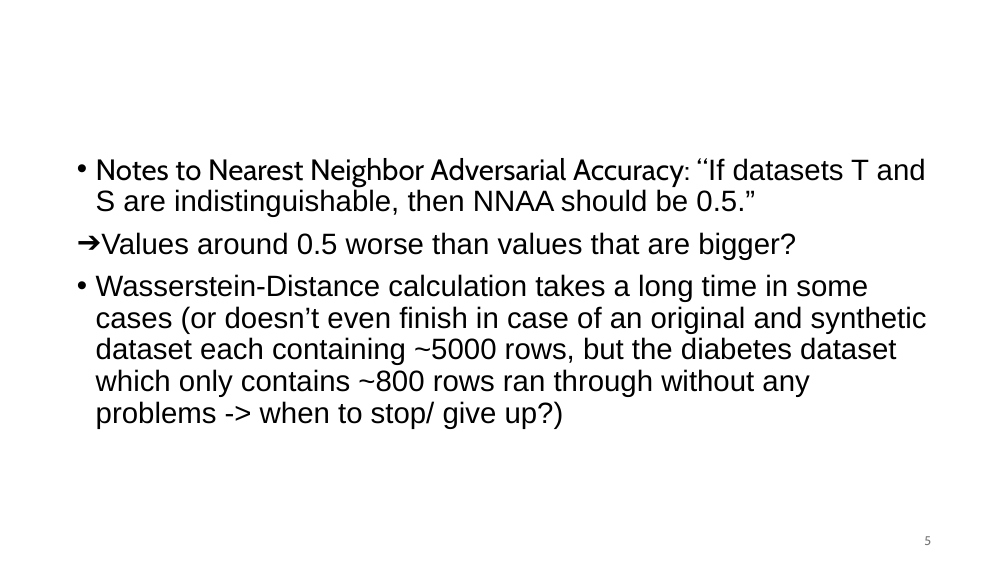
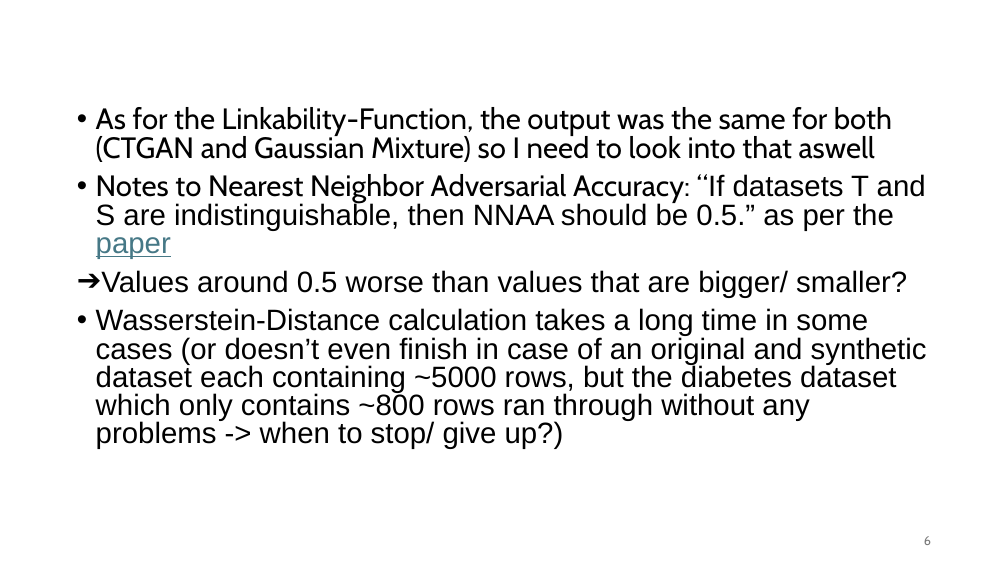
Before and after one commit to Karo2222/synprivutil, a slide deck: slide 6 of Powerpoint-Slides/Notes.pptx (slide 5 before the commit). Drawn at 1008x567 pixels with LibreOffice and Linux fonts; fonts in the diff are those of the drawing. Boxes give left, top, right and bottom in pixels: in the first picture for what was removed or moved away, otherwise in the second. Text is boxed around its words. In the diff, an @@ line names an element or a change of style, - is before the commit and + after.

```diff
--- a/Powerpoint-Slides/Notes.pptx
+++ b/Powerpoint-Slides/Notes.pptx
@@ text "As for the Linkability-Function, the ...": place and size @@
-text "As for the Linkability-Function, the ..." at [96, 158, 927, 429]
+text "As for the Linkability-Function, the ..." at [96, 107, 927, 449]
@@ text at [96, 107, 926, 298]: text changed; font Arial to Cabin @@
-• Notes to Nearest Neighbor Adversarial Accuracy: “If datasets T and S are indistinguishable, then NNAA should be 0.5.”
-➔ Values around 0.5 worse than values that are bigger?
+• As for the Linkability-Function, the output was the same for both (CTGAN and Gaussian Mixture) so I need to look into that aswell
+• Notes to Nearest Neighbor Adversarial Accuracy: “If datasets T and S are indistinguishable, then NNAA should be 0.5.” as per the paper
+➔ Values around 0.5 worse than values that are bigger/ smaller?
@@ text at [96, 308, 927, 449]: line spacing 0.9 to 0.8 @@
@@ page number at [924, 536, 931, 545]: text changed @@
-5
+6
```
Also in this commit, not shown: 3 other slides changed.
